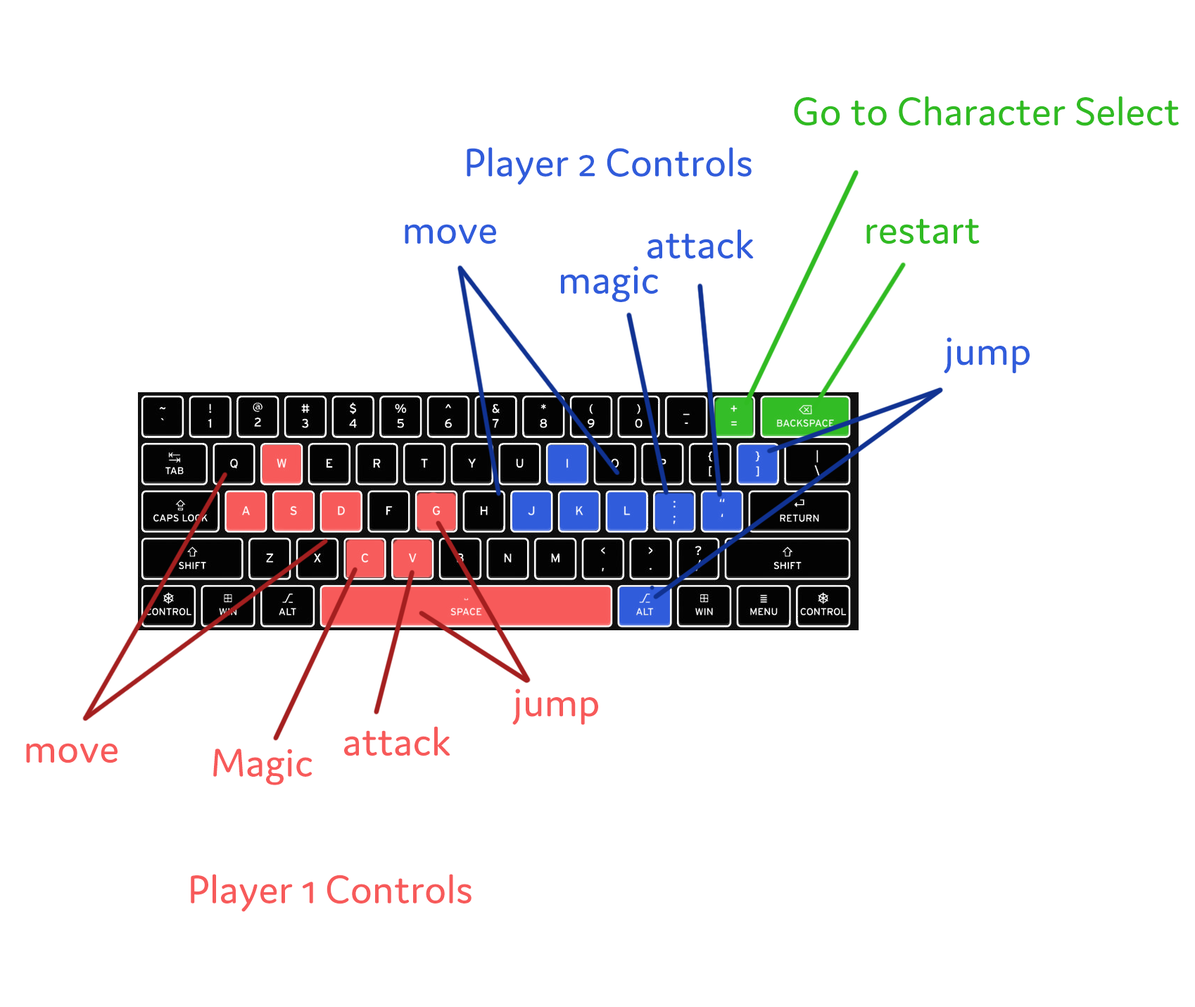
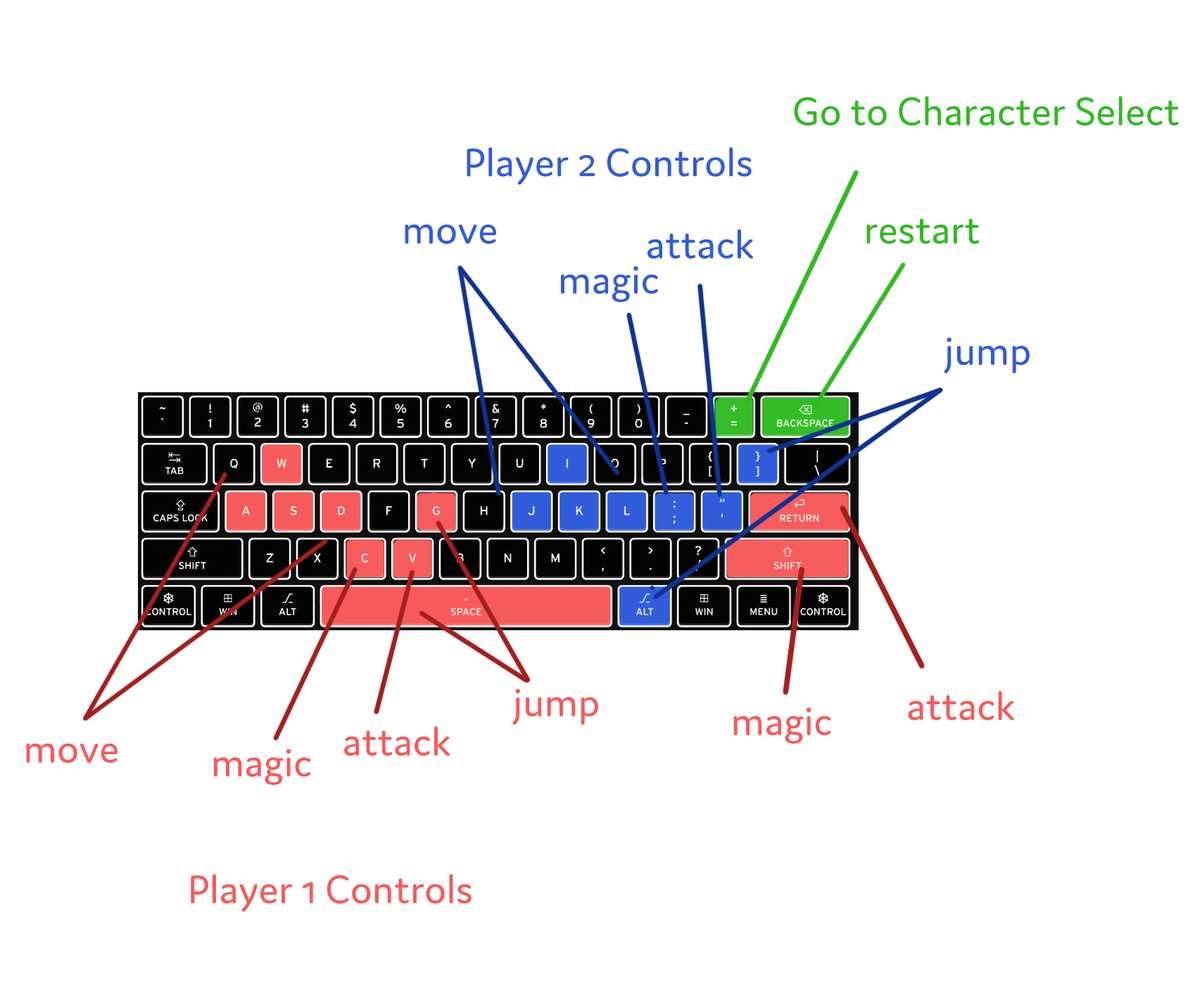
Layers edited between the first and the second w=1195, h=1007 image:
added layer "magic copy" above "magic" over [733,707,832,744]
renamed "Magic" to "magic", painted on it over [213,748,312,785]
added layer "attack copy" above "attack" over [908,690,1015,721]
added group "Group 1" with 1 layers above "Player 1 Controls" over [725,492,926,742]
moved "Layer 4" into group "Group 1", painted on it over [725,492,926,742]
painted on "Layer 2" over [725,492,850,578]
